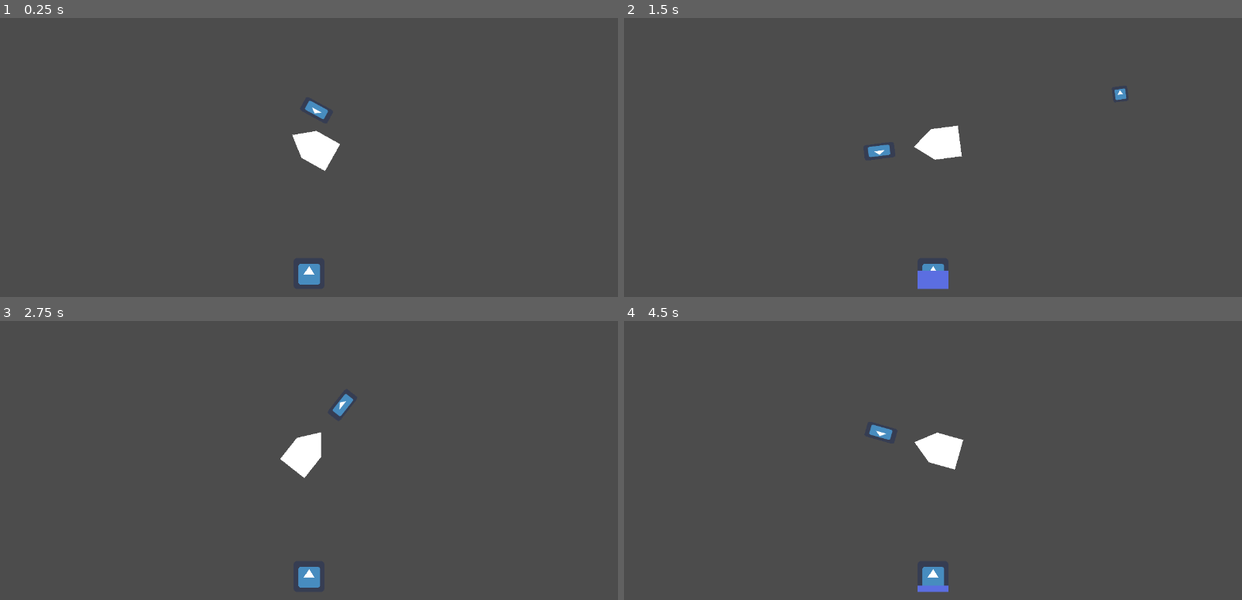
Above: before the commit, frames 1-4 (two rows, left to right).
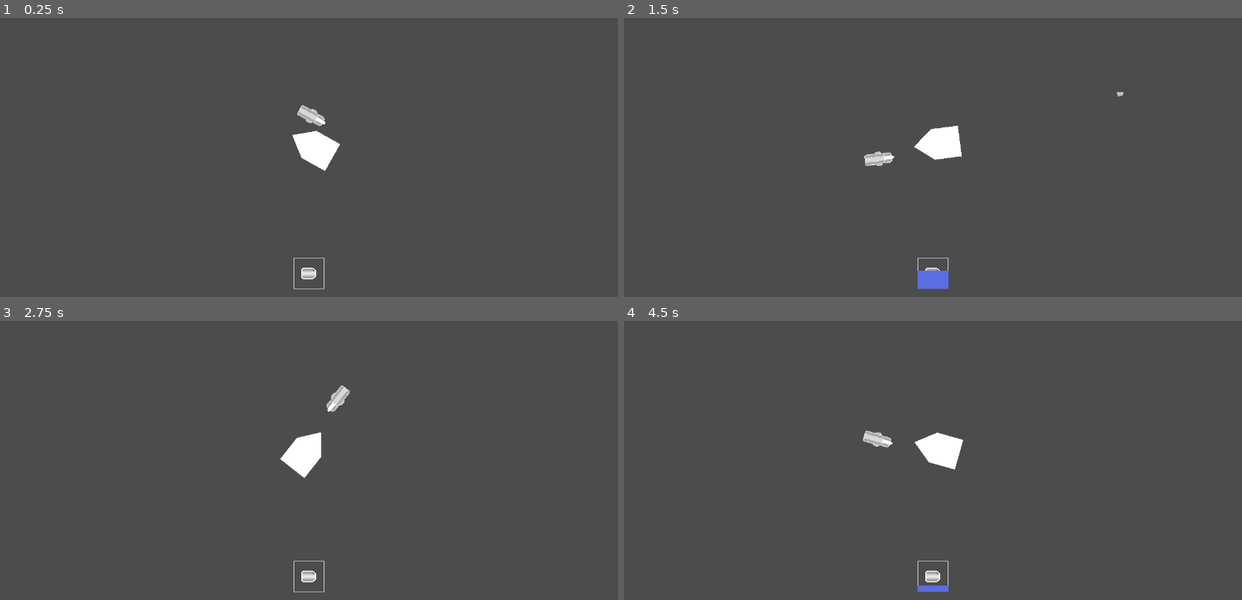
Above: after the commit, the same moments.

Repository: Insta-x/dice-core
Game: Godot game, scene res://Src/Game.tscn
Same seed, same stepped clock (60 frames per second), same inputs: the game is played once before the commit and once after it. The engine's default icon, where the game draws it, is replaced by a stand-in: a white triangle on a blue panel in a dark square.
Inputs (mouse positions are in pixels of both pictures, inside the frame that each line leads up to):
- Up to frame 1 (0.25 s): no input
- Up to frame 2 (1.5 s): tap Enter at 0.5 s; move the mouse to (1068, 126) at 0.52 s; hold D (move_right) 0.53-1.28 s; click (1068, 126) at 0.6 s; move the mouse to (809, 163) at 1.27 s; hold S (move_down) from 1.28 s (still down); click (809, 163) at 1.35 s
- Up to frame 3 (2.75 s): move the mouse to (370, 371) at 2.02 s; release S (move_down) at 2.03 s; hold D (move_right) from 2.03 s (still down); click (370, 371) at 2.1 s
- Up to frame 4 (4.5 s): tap Space at 2.75 s; move the mouse to (902, 516) at 2.77 s; release D (move_right) at 2.78 s; hold W (move_up) 2.78-3.53 s; click (902, 516) at 2.85 s; move the mouse to (1118, 499) at 3.52 s; hold A (move_left) from 3.53 s (still down); click (1118, 499) at 3.6 s; tap Enter at 4.25 s; move the mouse to (747, 396) at 4.27 s; click (747, 396) at 4.35 s

The runs differ from the first frame. In frame 1, 0.6% of the frame differs, in the area x 47-54%, y 29-98%; in frame 2, 0.5%; in frame 3, 0.6%; in frame 4, 0.6%.

Commit message:
add gui art dan lainnya

Diff:
--- a/Src/GUI/GUI.tscn
+++ b/Src/GUI/GUI.tscn
@@ -1,6 +1,6 @@
 [gd_scene load_steps=4 format=2]
 
-[ext_resource path="res://icon.png" type="Texture" id=1]
+[ext_resource path="res://Assets/GUI/shoot-ui.png" type="Texture" id=1]
 [ext_resource path="res://Assets/GUI/reload-bar.png" type="Texture" id=2]
 [ext_resource path="res://Src/GUI/ReloadProgress.gd" type="Script" id=3]
 
--- a/Src/Objects/PlayerBullet.tscn
+++ b/Src/Objects/PlayerBullet.tscn
@@ -1,6 +1,6 @@
 [gd_scene load_steps=4 format=2]
 
-[ext_resource path="res://icon.png" type="Texture" id=1]
+[ext_resource path="res://Assets/Art/bullet.png" type="Texture" id=1]
 [ext_resource path="res://Src/Objects/PlayerBullet.gd" type="Script" id=2]
 
 [sub_resource type="CircleShape2D" id=1]
--- a/Src/Player/PlayerWrapper.tscn
+++ b/Src/Player/PlayerWrapper.tscn
@@ -2,7 +2,7 @@
 
 [ext_resource path="res://Src/Player/Player.tscn" type="PackedScene" id=1]
 [ext_resource path="res://Src/Player/GunSprite.gd" type="Script" id=2]
-[ext_resource path="res://icon.png" type="Texture" id=3]
+[ext_resource path="res://Assets/Art/weapon.png" type="Texture" id=3]
 [ext_resource path="res://Src/Player/PlayerAnimationPlayer.gd" type="Script" id=4]
 [ext_resource path="res://Src/Player/PlayerGun.gd" type="Script" id=5]
 [ext_resource path="res://Src/Objects/PlayerBullet.tscn" type="PackedScene" id=6]
@@ -99,8 +99,7 @@
 current = true
 
 [node name="GunSprite" type="Sprite" parent="."]
-position = Vector2( 0, 72 )
-scale = Vector2( 1, 0.5 )
+position = Vector2( 3, 81 )
 texture = ExtResource( 3 )
 centered = false
 offset = Vector2( 0, -32 )
Binary file added: Assets/Art/bullet.png
Not shown, added: Assets/Art/bullet.png.import
Binary file added: Assets/Art/weapon.png
Not shown, added: Assets/Art/weapon.png.import
Binary file added: Assets/GUI/dice-core-shape-player1.png
Not shown, added: Assets/GUI/dice-core-shape-player1.png.import
Binary file added: Assets/GUI/dice-core-shape-player2.png
Not shown, added: Assets/GUI/dice-core-shape-player2.png.import
Binary file added: Assets/GUI/dice-core-shape-player3.png
Not shown, added: Assets/GUI/dice-core-shape-player3.png.import
Binary file added: Assets/GUI/dice-core-shape-player4.png
Not shown, added: Assets/GUI/dice-core-shape-player4.png.import
(and 16 more such lines)
